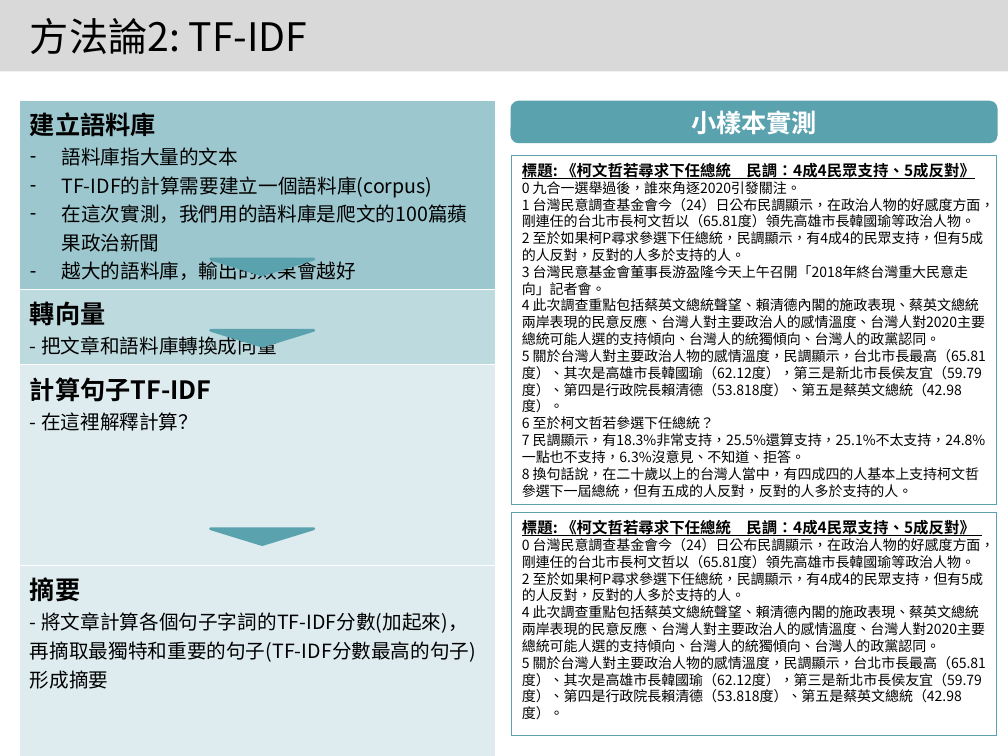
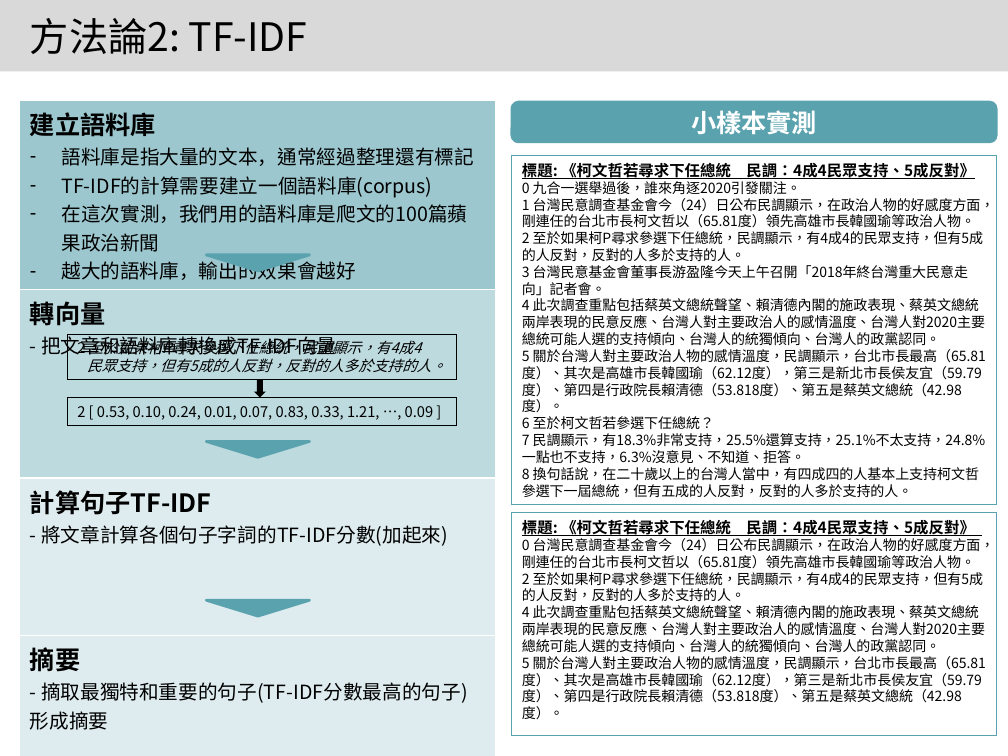
Before and after one commit to 1napcompsci/Automatic-Text-Summarization, a slide deck: slide 15 of Summarization with Yahoo - SETN/實習專案報告 Template (Revised).pptx (slide 14 before the commit). Drawn at 1008x756 pixels with LibreOffice and Linux fonts; fonts in the diff are those of the drawing. Boxes give left, top, right and bottom in pixels: in the first picture for what was removed or moved away, otherwise in the second. Text is boxed around its words. In the diff, an @@ line names an element or a change of style, - is before the commit and + after.

```diff
--- a/Summarization with Yahoo - SETN/實習專案報告 Template (Revised).pptx
+++ b/Summarization with Yahoo - SETN/實習專案報告 Template (Revised).pptx
@@ table at [20,100,496,736] @@
-row 1, column 1: 建立語料庫 / 語料庫指大量的文本 / TF-IDF的計算需要建立一個語料庫(corpus) / 在這次實測，我們用的語料庫是爬文的100篇蘋果政治新聞 / 越大的語料庫，輸出的效果會越好
+row 1, column 1: 建立語料庫 / 語料庫是指大量的文本，通常經過整理還有標記 / TF-IDF的計算需要建立一個語料庫(corpus) / 在這次實測，我們用的語料庫是爬文的100篇蘋果政治新聞 / 越大的語料庫，輸出的效果會越好
-row 2, column 1: 轉向量 / - 把文章和語料庫轉換成向量
+row 2, column 1: 轉向量 / - 把文章和語料庫轉換成TF-IDF向量
-row 3, column 1: 計算句子TF-IDF / - 在這裡解釋計算？
+row 3, column 1: 計算句子TF-IDF / - 將文章計算各個句子字詞的TF-IDF分數(加起來)
-row 4, column 1: 摘要 / - 將文章計算各個句子字詞的TF-IDF分數(加起來)，再摘取最獨特和重要的句子(TF-IDF分數最高的句子)形成摘要
+row 4, column 1: 摘要 / - 摘取最獨特和重要的句子(TF-IDF分數最高的句子)形成摘要
@@ triangle: place and size @@
-triangle at [211,259,313,275]
+triangle at [207,255,309,271]
@@ rectangle added at [68,334,457,379], outline #000000 0.75 pt, 10.5 pt, text #000000, italic @@
+2 至於如果柯P尋求參選下任總統，民調顯示，有4成4
+民眾支持，但有5成的人反對，反對的人多於支持的人。
@@ down arrow added at [254,380,266,398], fill #000000 @@
@@ rectangle added at [68,397,457,425], outline #000000 0.75 pt, 10.5 pt, text #000000 @@
+2 [ 0.53, 0.10, 0.24, 0.01, 0.07, 0.83, 0.33, 1.21, …, 0.09 ]
@@ triangle: place and size @@
-triangle at [211,331,313,347]
+triangle at [207,442,309,458]
@@ triangle: place and size @@
-triangle at [211,529,313,545]
+triangle at [207,600,309,616]
```
Also in this commit, not shown: 14 other slides changed, 1 slide added.
